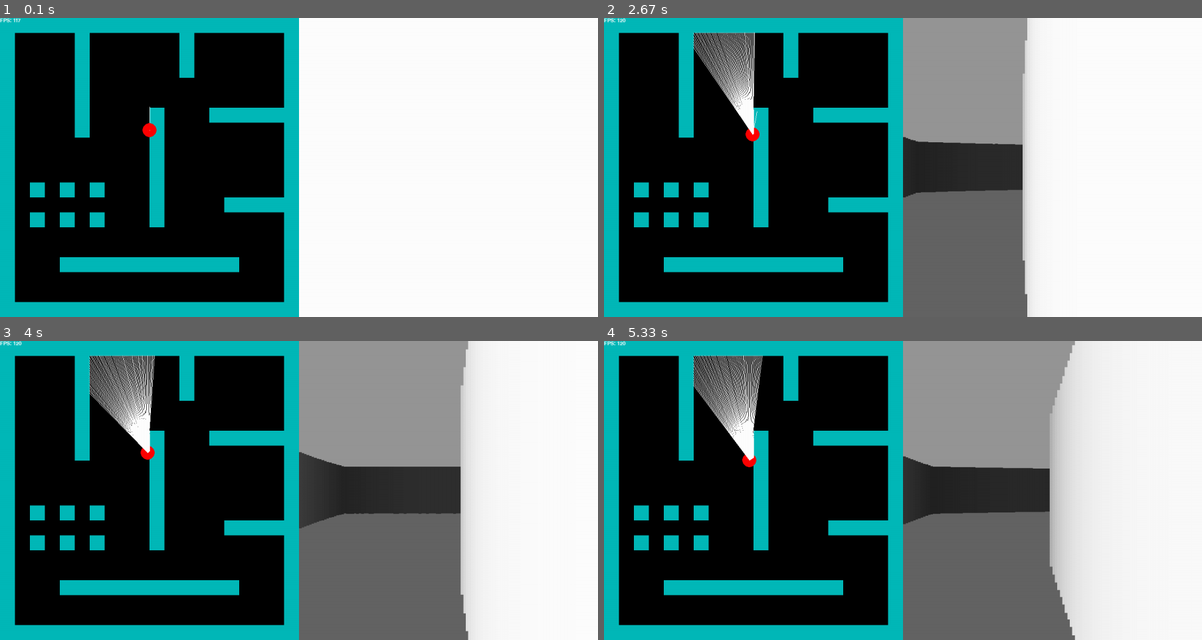
Above: before the commit, frames 1-4 (two rows, left to right).
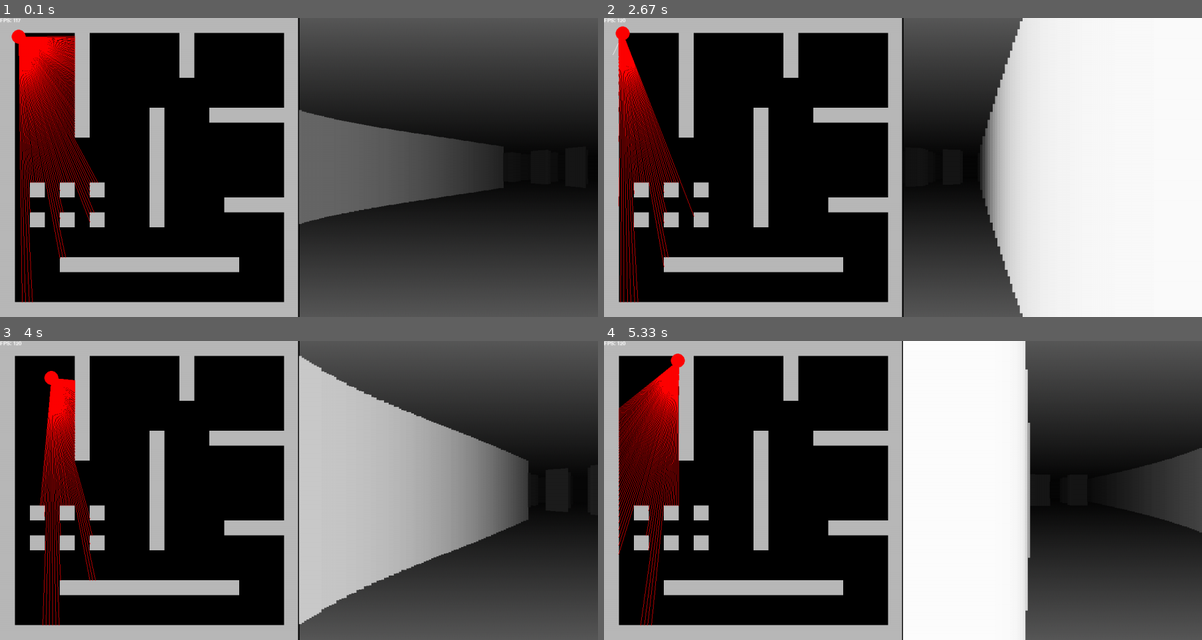
Above: after the commit, the same moments.

Repository: natyavidhan/pygame-raycaster-thingy
Game: pygame game, started from main.py
The game is run twice, just before and just after one commit, with the same random seed, the same clock (stepped at 60 frames per second) and the same inputs.
Inputs:
- Up to frame 1 (0.1 s): no input
- Up to frame 2 (2.67 s): hold D 0.33-0.8 s; hold W 0.83-1.3 s; hold D 1.33-1.8 s; hold A 1.83-2.37 s; hold S from 2.4 s (still down)
- Up to frame 3 (4 s): release S at 2.87 s; hold A 2.9-3.37 s; hold W 3.4-3.87 s; hold D from 3.9 s (still down)
- Up to frame 4 (5.33 s): release D at 4.53 s; hold S 4.57-5.03 s; hold A from 5.07 s (still down)

The runs differ from the first frame. In frame 1, 70% of the frame differs, in the area x 0-100%, y 0-100%; in frame 2, 38%; in frame 3, 67%; in frame 4, 71%.

Commit message:
decoration

Diff:
--- a/main.py
+++ b/main.py
@@ -14,6 +14,7 @@
 
 img = Image.open("map.png")
 large_img = Image.new("RGBA", (640, 640), (0, 0, 0, 255))
+background = pygame.image.load("background.png")
 
 for i in range(20):
     gameMap.append([])
@@ -33,7 +34,7 @@
     def __init__(self, x, y):
         self.x = x
         self.y = y
-        self.angle = math.pi
+        self.angle = 315 * math.pi / 180
         self.speed = 3
         self.fov = 90 * math.pi / 180
         self.max_depth = 640
@@ -59,7 +60,7 @@
                 if pxData[int(x)][int(y)] == 1:
                     break
             depth+= 0.0001 # to prevent division by zero
-            pygame.draw.line(screen, (255, 255, 255), (self.x, self.y), (x, y), 1)
+            pygame.draw.line(screen, (255, 0, 0), (self.x, self.y), (x, y), 1)
             start_angle += self.fov / self.casted_rays
 
             color = 255 / (1 + depth * depth * 0.0001)
@@ -70,33 +71,34 @@
                 SCALE+1, wall_height))
 
 
-player = Player(320, 240)
+player = Player(40, 40)
 
 while running:
     for event in pygame.event.get():
         if event.type == pygame.QUIT:
             running = False
     screen.fill((0, 0, 0))
+    screen.blit(background, (640, 0))
     x, y = 0, 0
     for _y in gameMap:
         for _x in _y:
             if _x == 1:
                 pygame.draw.rect(
                     screen,
-                    (0, 185, 185),
+                    (185, 185, 185),
                     (y * TILESIZE, x * TILESIZE, TILESIZE, TILESIZE),
                 )
             x += 1
         x = 0
         y += 1
 
-    delta_time = interp(clock.get_fps(), [0, 120], [1, 0.1])
+    delta_time = interp(clock.get_fps(), [0, 120], [2, 0.5])
 
     keys = pygame.key.get_pressed()
     if keys[pygame.K_a]:
-        player.angle -= (0.04*delta_time)
+        player.angle -= (0.05*delta_time)
     if keys[pygame.K_d]:
-        player.angle += (0.04*delta_time)
+        player.angle += (0.05*delta_time)
     if keys[pygame.K_w]:
         nextX = player.x + -math.sin(player.angle) * player.speed * delta_time
         nextY = player.y + math.cos(player.angle) * player.speed * delta_time
@@ -117,8 +119,7 @@
     )
 
     player.draw()
-    pygame.draw.rect(screen, (150, 150, 150), (640, 0, 640, 320))
-    pygame.draw.rect(screen, (100, 100, 100), (640, 320, 640, 320))
+    pygame.draw.line(screen, (0, 0, 0), (639, 0), (639, 640), 3)
     player.cast_rays()
 
     pygame.display.flip()
Binary file added: background.png
